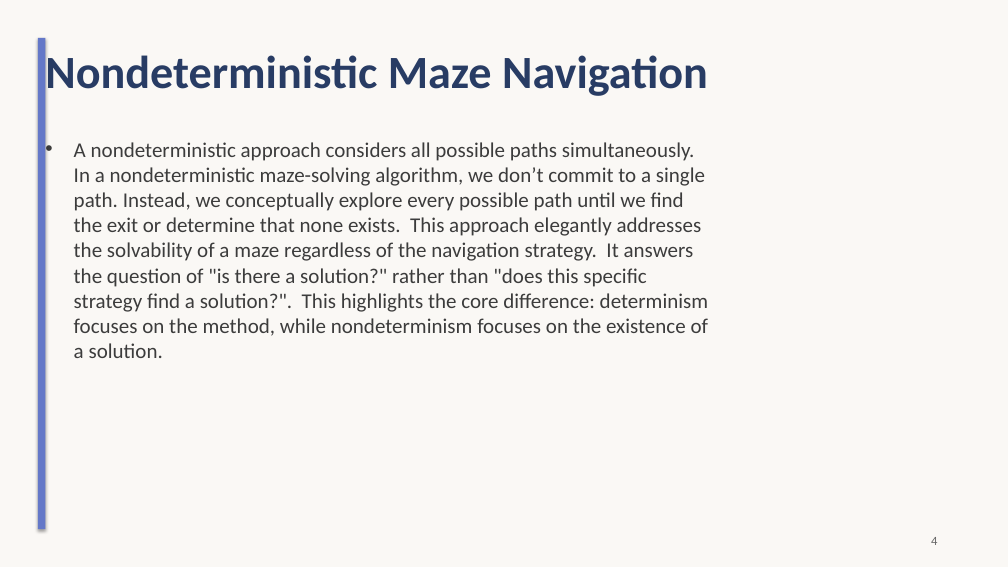
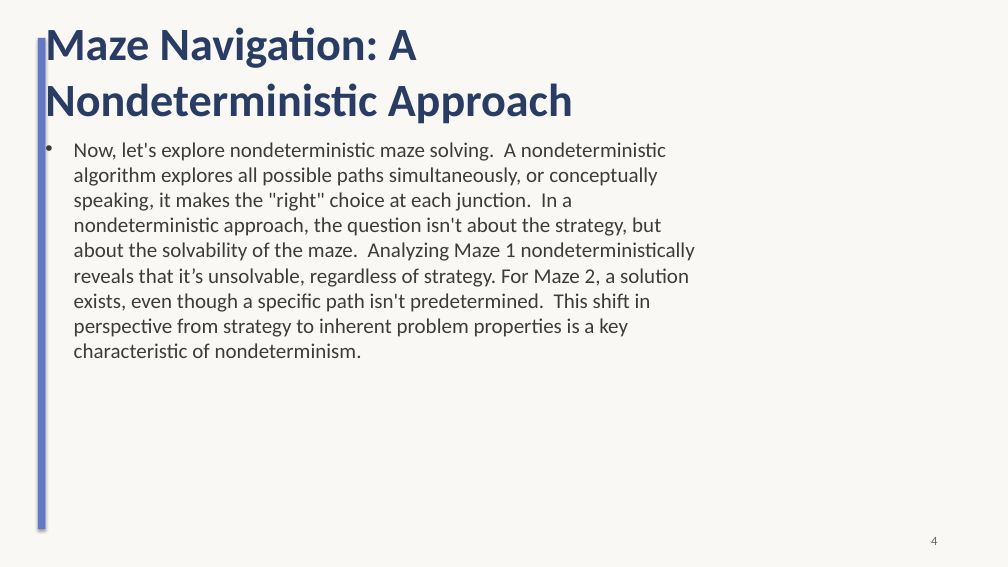
Before and after one commit to sanskarsri26/pdf-to-lecture, a slide deck: slide 4 of Styled_Slides.pptx. Drawn at 1008x567 pixels with LibreOffice and Linux fonts; fonts in the diff are those of the drawing. Boxes give left, top, right and bottom in pixels: in the first picture for what was removed or moved away, otherwise in the second. Text is boxed around its words. In the diff, an @@ line names an element or a change of style, - is before the commit and + after.

```diff
--- a/Styled_Slides.pptx
+++ b/Styled_Slides.pptx
@@ title at [45, 27, 573, 127]: text changed @@
-Nondeterministic Maze Navigation
+Maze Navigation: A Nondeterministic Approach
@@ text at [74, 142, 695, 358]: text changed @@
-• A nondeterministic approach considers all possible paths simultaneously. In a nondeterministic maze-solving algorithm, we don’t commit to a single path. Instead, we conceptually explore every possible path until we find the exit or determine that none exists. This approach elegantly addresses the solvability of a maze regardless of the navigation strategy. It answers the question of "is there a solution?" rather than "does this specific strategy find a solution?". This highlights the core difference: determinism focuses on the method, while nondeterminism focuses on the existence of a solution.
+• Now, let's explore nondeterministic maze solving. A nondeterministic algorithm explores all possible paths simultaneously, or conceptually speaking, it makes the "right" choice at each junction. In a nondeterministic approach, the question isn't about the strategy, but about the solvability of the maze. Analyzing Maze 1 nondeterministically reveals that it’s unsolvable, regardless of strategy. For Maze 2, a solution exists, even though a specific path isn't predetermined. This shift in perspective from strategy to inherent problem properties is a key characteristic of nondeterminism.
```
Also in this commit, not shown: 8 other slides changed, 1 slide removed, 7 other files.
